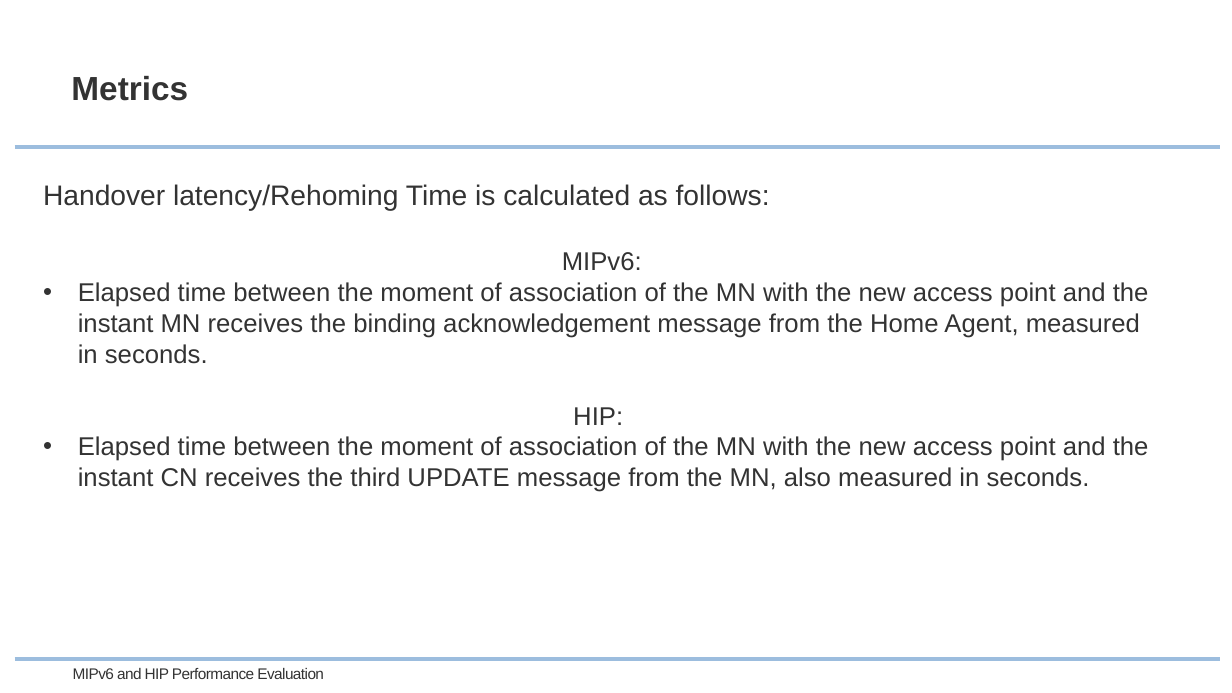
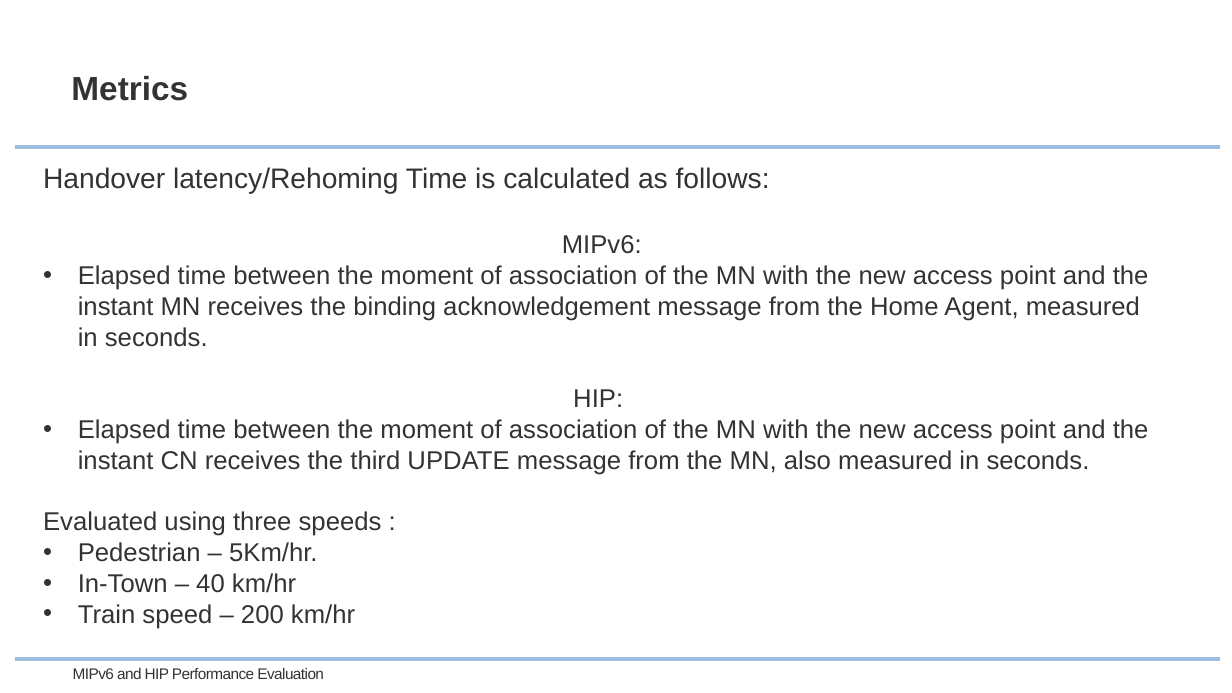
Before and after one commit to curtys/mobilecom, a slide deck: slide 6 of MIPv6_HIP_Performance_Final_Report.pptx. Drawn at 1232x693 pixels with LibreOffice and Linux fonts; fonts in the diff are those of the drawing; background and template pictures are left out. Boxes give left, top, right and bottom in pixels: in the first picture for what was removed or moved away, otherwise in the second. Text is boxed around its words. In the diff, an @@ line names an element or a change of style, - is before the commit and + after.

```diff
--- a/MIPv6_HIP_Performance_Final_Report.pptx
+++ b/MIPv6_HIP_Performance_Final_Report.pptx
@@ text "Handover latency/Rehoming Time is calculated ...": place and size @@
-text "Handover latency/Rehoming Time is calculated ..." at box(43, 184, 1149, 492)
+text "Handover latency/Rehoming Time is calculated ..." at box(43, 167, 1149, 629)
@@ text at box(43, 511, 382, 629): paragraphs added @@
+Evaluated using three speeds :
+• Pedestrian – 5Km/hr.
+• In-Town – 40 km/hr
+• Train speed – 200 km/hr
```
Also in this commit, not shown: 3 other slides changed.
